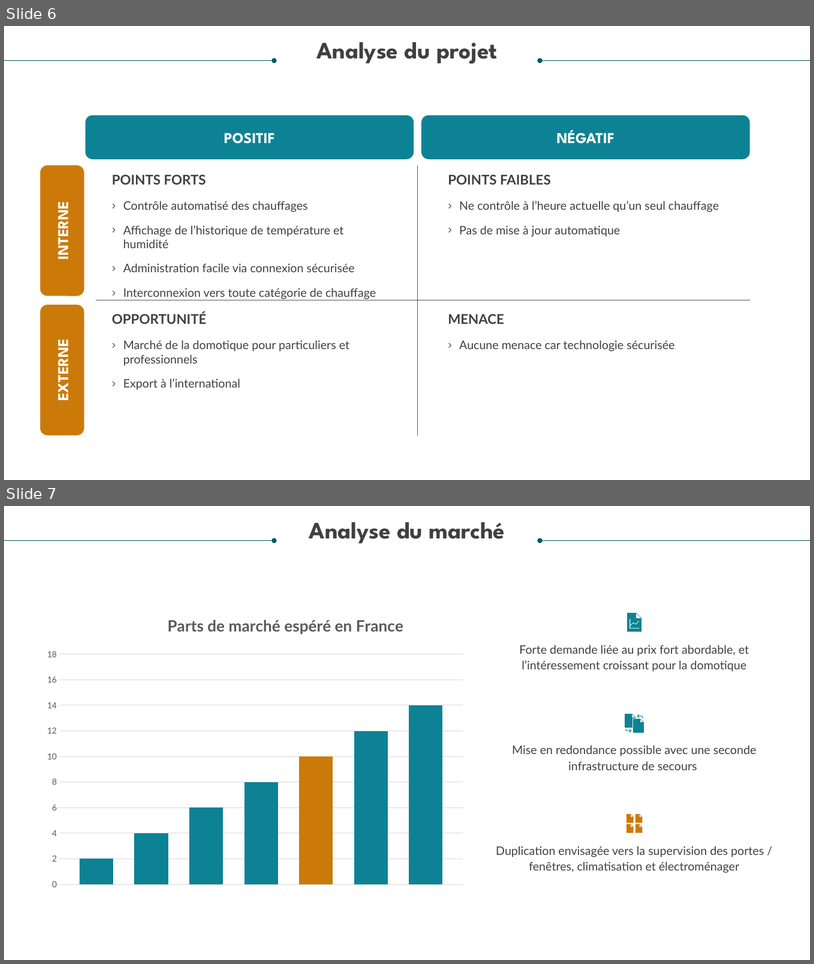
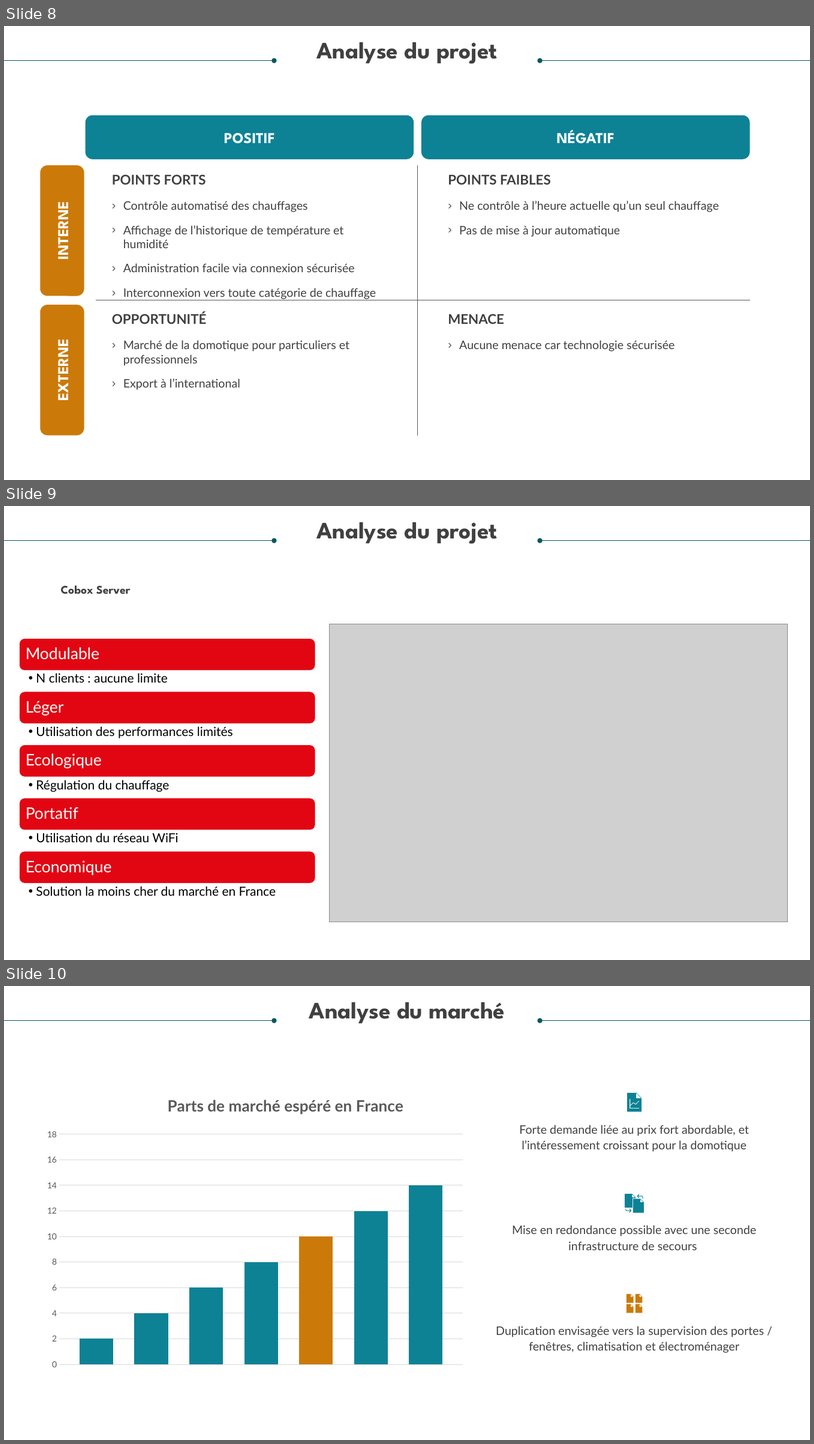
Before and after one commit to hackersoft13/Cobox, a slide deck: Doc/Cobox.pptx. Shown one above the other, each under a label of ours: slides 6 and 7 before the commit, slides 8, 9 and 10 after it. The pictures are 814x964 and 814x1444 pixels, drawn with LibreOffice and Linux fonts; fonts in the diff are those of the drawing; grey boxes stand for pictures. Boxes give left, top, right and bottom in pixels: in the first picture for what was removed or moved away, otherwise in the second. Text is boxed around its words. In the diff, an @@ line names an element or a change of style, - is before the commit and + after.

Commit message:
--ppt

```diff
--- a/Doc/Cobox.pptx
+++ b/Doc/Cobox.pptx
@@ slide 9 added at <box>4,506,810,960</box>, background #FFFFFF @@
@@ text added at <box>317,522,498,544</box>, 28 pt, text #404040, bold @@
+Analyse du projet
@@ arrow added from (4, 540) to (275, 540), #085764 0.5 pt @@
@@ arrow added from (810, 540) to (540, 540), #085764 0.5 pt @@
@@ text added at <box>61,585,131,594</box>, 14 pt, text #404040, bold @@
+Cobox Server
@@ picture added at <box>329,624,788,922</box> @@
@@ group added at <box>19,638,315,895</box>: 10 texts, 5 rounded rectangles @@
+Modulable
+  •• N clients : aucune limite
+Léger
+  •• Utilisation des performances limités
+Ecologique
+  •• Régulation du chauffage
+Portatif
+  •• Utilisation du réseau WiFi
+Economique
+  •• Solution la moins cher du marché en France
@@ what was slide 6 is now slide 8 @@
@@ what was slide 7 is now slide 10 @@
```
Also in this commit, not shown: 3 slides changed, 2 other slides added.
